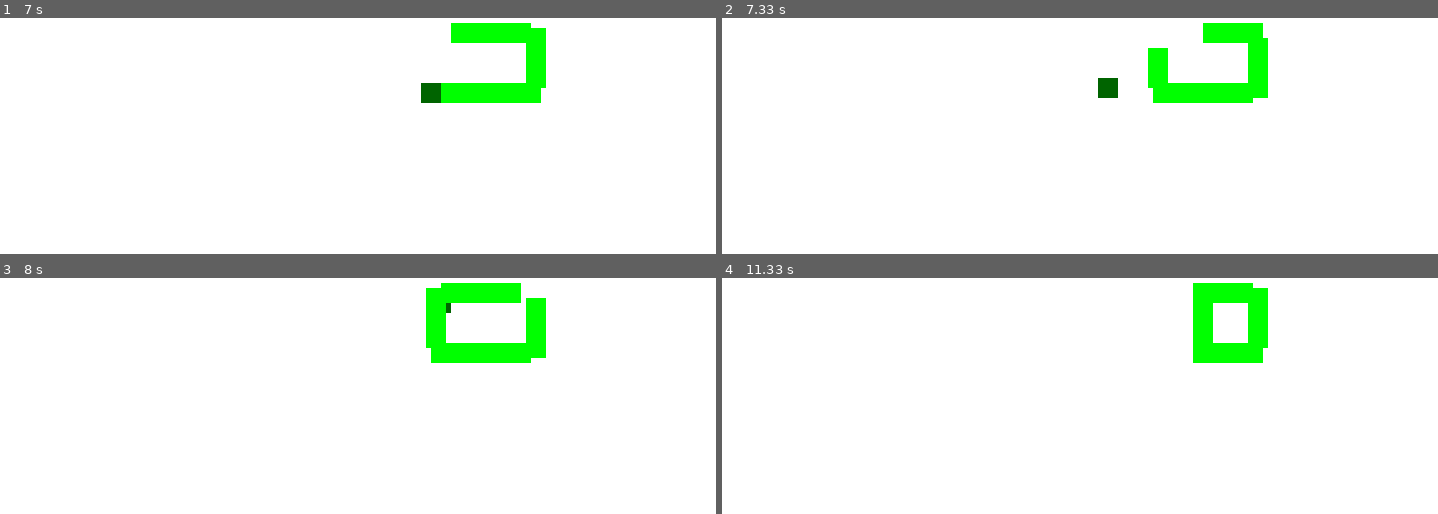
Above: before the commit, frames 1-4 (two rows, left to right).
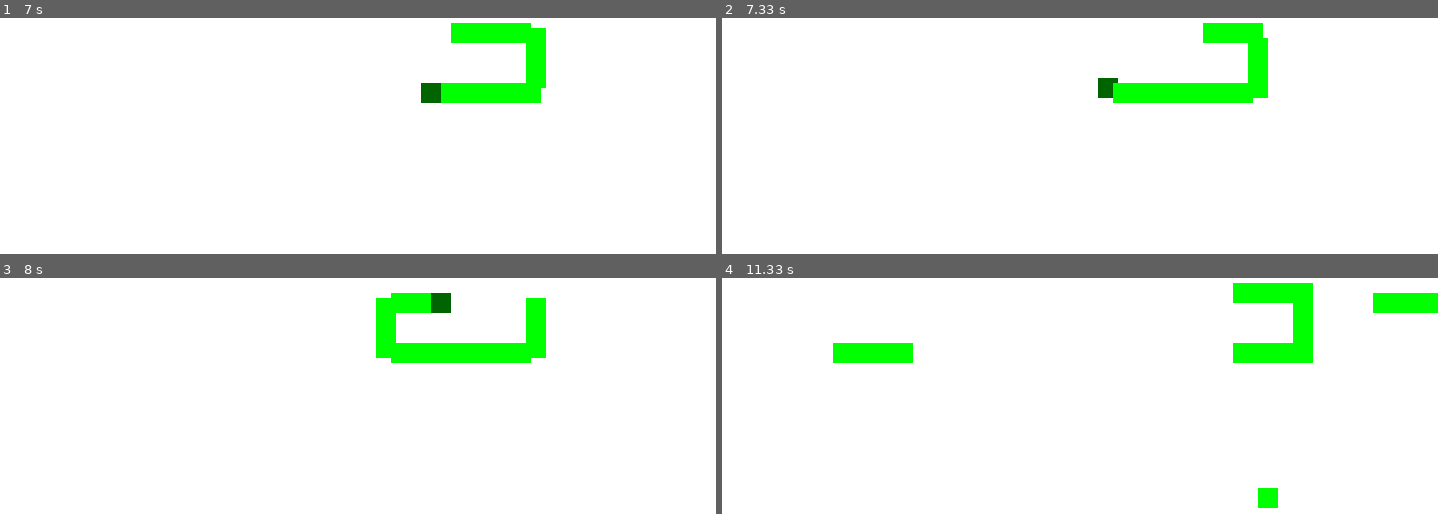
Above: after the commit, the same moments.

Repository: Basic1299/pygame_snake
Game: pygame game, started from main.py
Two runs of this game, one before a commit and one after it. Both use one fixed random seed, a clock stepped at 60 frames per second and the inputs below.
Inputs:
- Up to frame 1 (7 s): hold K 0.33-0.8 s; hold Right 0.33-0.8 s; hold Space 0.83-1.3 s; hold Right 0.83-1.3 s; tap Space at 1.33, 1.67, 4.47, 4.77, 4.9, 5.3, 5.6, 5.97, 6.37, 6.67, 6.87 s; hold Up 2.5-2.97 s; hold Right 3-3.47 s; hold Left 3.5-4.03 s; hold Down 4.07-4.37 s; hold Left 4.4-4.8 s; hold Up 4.83-5.2 s; hold Right 5.23-5.87 s; hold Down 5.9-6.27 s; hold Left 6.3-6.77 s; hold Right from 6.8 s (still down)
- Up to frame 2 (7.33 s): tap Space at 7.17 s; release Right at 7.27 s; hold Up from 7.3 s (still down)
- Up to frame 3 (8 s): tap Space at 7.37, 7.7 s; release Up at 7.6 s; hold Right from 7.63 s (still down)
- Up to frame 4 (11.33 s): tap Space at 8, 8.2, 8.5, 8.77, 9.1, 9.4, 9.53, 9.93, 10.23, 10.6, 11, 11.3 s; release Right at 8.1 s; hold Left 8.13-8.67 s; hold Down 8.7-9 s; hold Left 9.03-9.43 s; hold Up 9.47-9.83 s; hold Right 9.87-10.5 s; hold Down 10.53-10.9 s; hold Left from 10.93 s (still down)

Frame 1 is identical in both runs. In frame 2, 0.9% of the frame differs, in the area x 54-63%, y 12-37%; in frame 3, 3.0%; in frame 4, 5.5%, in the area x 15-100%, y 2-98%.

Commit message:
points for tails direction change are deleted

Diff:
--- a/SnakeHead.py
+++ b/SnakeHead.py
@@ -10,9 +10,6 @@
         self.coors_for_change_dir = []
         self.tail_length = 0
 
-        self.pressed_times = []
-        self.current_time = 0
-
         self.init_dir = ""
         self.dir = ""
         self.speed = 5
@@ -24,16 +21,9 @@
     def update(self):
         self.movement()
         self.position_update()
-##        self.delete_coors_for_dir()
-
-    def time_update(self, current):
-        self.current_time = current
 
     def delete_coors_for_dir(self):
-        if len(self.coors_for_change_dir) > 0:
-            for time in self.pressed_times:
-                if self.current_time - time > (self.tail_length // 5) * 1000:
-                    del self.coors_for_change_dir[0]
+        pass
 
 
     def update_tail(self, tail_len):
--- a/SnakeTail.py
+++ b/SnakeTail.py
@@ -21,6 +21,7 @@
     def update(self):
         self.position_update()
         self.dir_change()
+        self.coors_for_dir_change_delete()
         self.movement()
 
     def set_init_dir(self):
@@ -43,6 +44,13 @@
                 self.dir = "UP"
             elif self.coors == coors and direction == "DOWN":
                 self.dir = "DOWN"
+
+    def coors_for_dir_change_delete(self):
+        if len(self.snake_head.coors_for_change_dir) > 0:
+            for coors, direction in self.snake_head.coors_for_change_dir:
+                if self.coors == coors and self.id_number == self.snake_head.tail_length:
+                    del self.snake_head.coors_for_change_dir[0]
+                    print(self.snake_head.coors_for_change_dir)
 
 
     def position_update(self):
--- a/main.py
+++ b/main.py
@@ -1,6 +1,8 @@
 import pygame
 from SnakeHead import SnakeHead
 from SnakeTail import SnakeTail
+
+
 pygame.init()
 
 def spawn_tail(head, num, preview_parts):
@@ -27,7 +29,6 @@
 # Game Variables
 snake_tail_id = 0
 current_time = 0
-pressed_time = 0
 
 # Sprite Groups
 snake_head_group = pygame.sprite.Group()
@@ -50,27 +51,23 @@
             # Movement Keys
             if event.key == pygame.K_LEFT and snake_head.dir != "RIGHT":
                 snake_head.dir = "LEFT"
-                snake_head.coors_for_change_dir.append((snake_head.coors, snake_head.dir))
-                pressed_time = pygame.time.get_ticks()
-                snake_head.pressed_times.append(pressed_time)
+                if snake_head.tail_length > 0:
+                    snake_head.coors_for_change_dir.append((snake_head.coors, snake_head.dir))
 
             elif event.key == pygame.K_RIGHT and snake_head.dir != "LEFT":
                 snake_head.dir = "RIGHT"
-                snake_head.coors_for_change_dir.append((snake_head.coors, snake_head.dir))
-                pressed_time = pygame.time.get_ticks()
-                snake_head.pressed_times.append(pressed_time)
+                if snake_head.tail_length > 0:
+                    snake_head.coors_for_change_dir.append((snake_head.coors, snake_head.dir))
 
             elif event.key == pygame.K_UP and snake_head.dir != "DOWN":
                 snake_head.dir = "UP"
-                snake_head.coors_for_change_dir.append((snake_head.coors, snake_head.dir))
-                pressed_time = pygame.time.get_ticks()
-                snake_head.pressed_times.append(pressed_time)
+                if snake_head.tail_length > 0:
+                    snake_head.coors_for_change_dir.append((snake_head.coors, snake_head.dir))
 
             elif event.key == pygame.K_DOWN and snake_head.dir != "UP":
                 snake_head.dir = "DOWN"
-                snake_head.coors_for_change_dir.append((snake_head.coors, snake_head.dir))
-                pressed_time = pygame.time.get_ticks()
-                snake_head.pressed_times.append(pressed_time)
+                if snake_head.tail_length > 0:
+                    snake_head.coors_for_change_dir.append((snake_head.coors, snake_head.dir))
 
             # Test
             if event.key == pygame.K_SPACE:
@@ -85,7 +82,7 @@
 
             # test
             if event.key == pygame.K_k:
-                print(snake_head.pressed_times)
+                print(len(snake_head.coors_for_change_dir))
 
     current_time = pygame.time.get_ticks()
 
@@ -93,7 +90,6 @@
 
     screen.fill((255, 255, 255))
 
-    snake_head.time_update(current_time)
 
     snake_head_group.update()
     snake_head_group.draw(screen)
